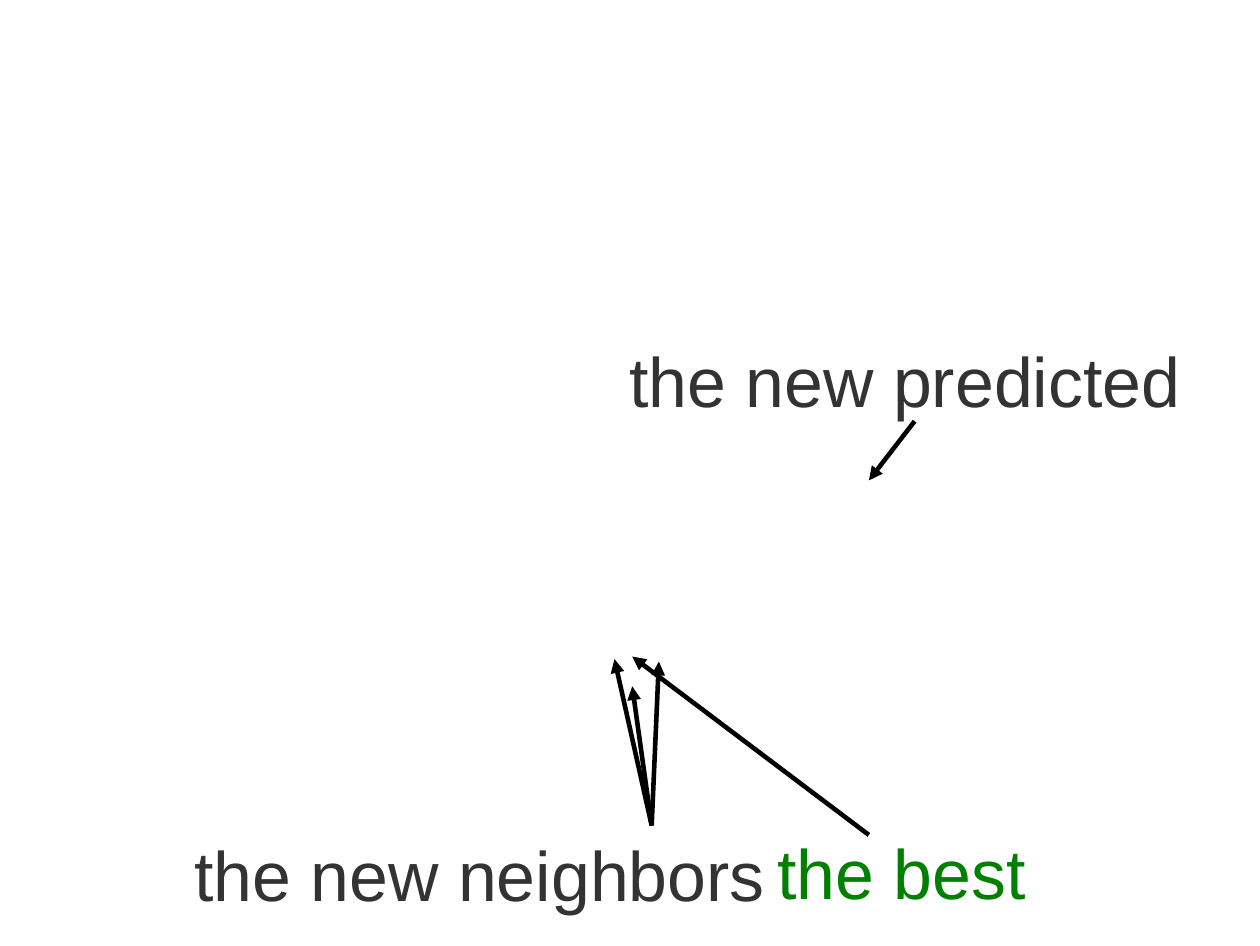
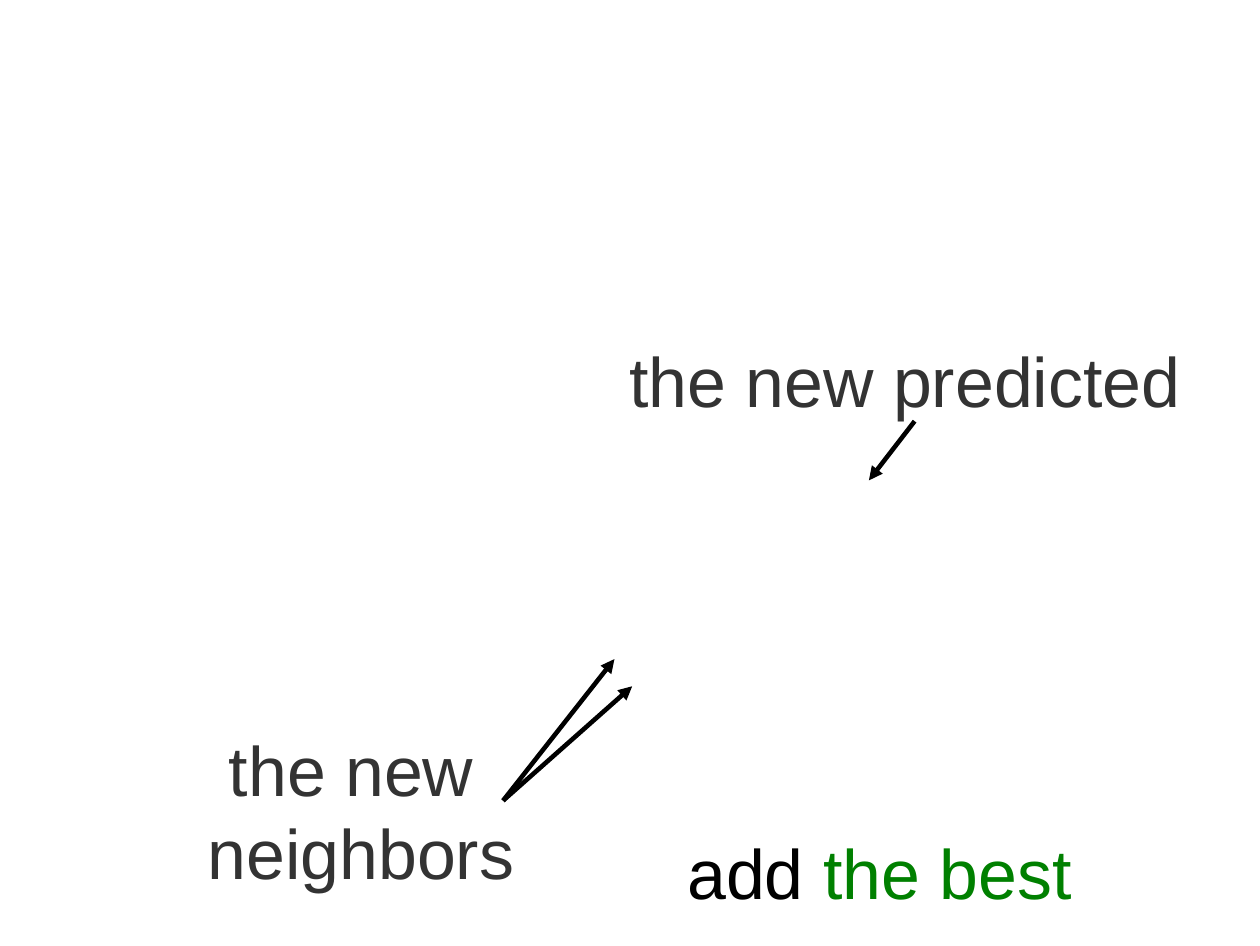
Before and after one commit to leouieda/agu-cancun2013, a slide deck: slide 19 of presentation/uieda_oliveirajr_barbosa.odp (slide 13 before the commit). Drawn at 1260x946 pixels with LibreOffice and Linux fonts; fonts in the diff are those of the drawing; background and template pictures are left out. Boxes give left, top, right and bottom in pixels: in the first picture for what was removed or moved away, otherwise in the second. Text is boxed around its words. In the diff, an @@ line names an element or a change of style, - is before the commit and + after.

```diff
--- a/presentation/uieda_oliveirajr_barbosa.odp
+++ b/presentation/uieda_oliveirajr_barbosa.odp
@@ arrow moved from (652, 826) - (614, 659) to (503, 800) - (614, 659) @@
@@ arrow removed from (869, 835) to (632, 656) @@
@@ arrow moved from (652, 826) - (632, 686) to (503, 800) - (632, 686) @@
@@ arrow removed from (652, 826) to (659, 661) @@
@@ text at (207,745,514,893): text changed @@
-the new neighbors
+the new
+neighbors
@@ text at (687,848,1072,900): text changed @@
-the best
+add the best
```
Also in this commit, not shown: 4 other slides changed, 31 slides added, 2 slides removed.
